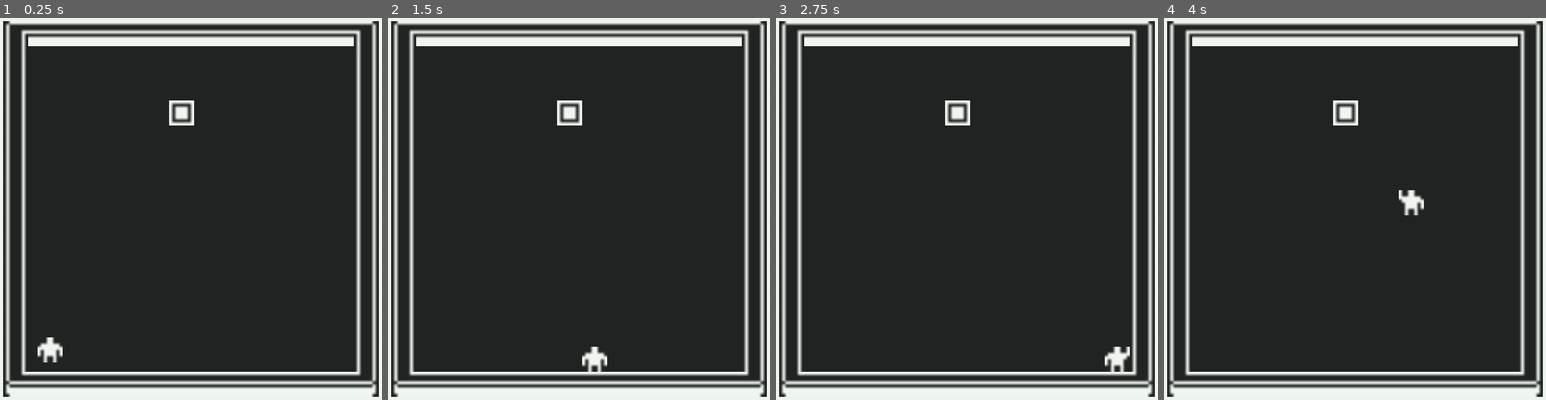
Above: before the commit, frames 1-4 (left to right).
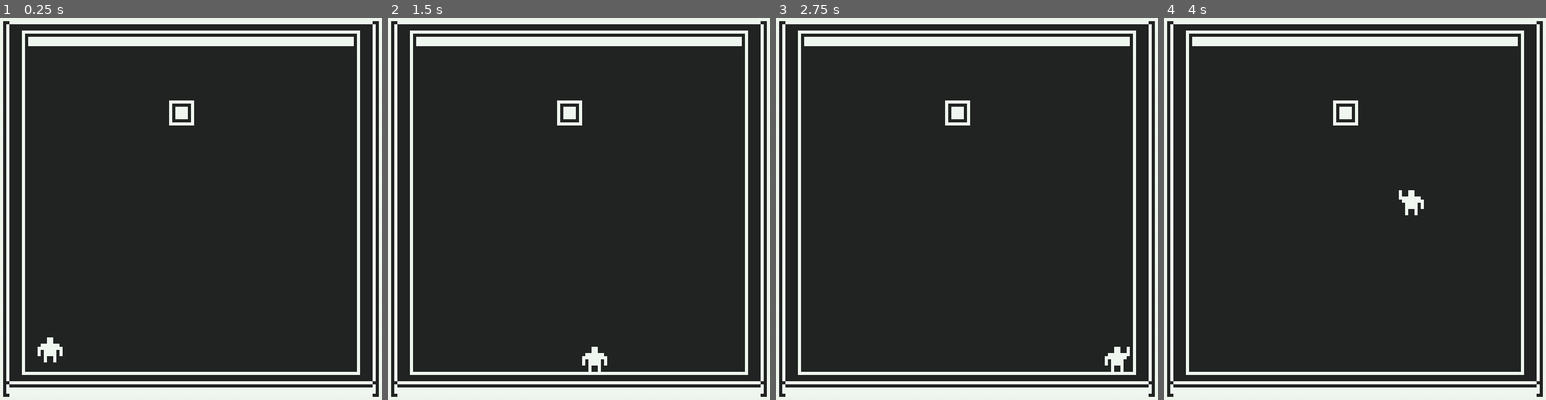
Above: after the commit, the same moments.

Repository: pageSwanson/library-game-series
Game: Godot game, scene res://Planet_0.tscn
Two runs of this game, one before a commit and one after it. Both use one fixed random seed, a clock stepped at 60 frames per second and the inputs below.
Inputs:
- Up to frame 1 (0.25 s): no input
- Up to frame 2 (1.5 s): tap Enter at 0.5 s; hold Right (move_right) 0.53-1.28 s; hold Down (move_down) from 1.28 s (still down)
- Up to frame 3 (2.75 s): tap Space at 2 s; release Down (move_down) at 2.03 s; hold Right (move_right) from 2.03 s (still down)
- Up to frame 4 (4 s): release Right (move_right) at 2.78 s; hold Up (move_up) 2.78-3.53 s; hold Left (move_left) from 3.53 s (still down)

The runs differ from the first frame. In frame 1, 8.4% of the frame differs, in the area x 1-99%, y 0-100%; in frame 2, 8.4%; in frame 3, 8.4%; in frame 4, 8.4%.

Commit message:
quality of life changes

Diff:
--- a/space-game/Castaway.gd
+++ b/space-game/Castaway.gd
@@ -2,8 +2,8 @@
 
 
 # Declare member variables here. Examples:
-export var speed = 200 # how fast the character moves across screen (pixels / s)
-var game_window_size
+export var speed : int = 200 # how fast the character moves across screen (pixels / s)
+var game_window_size : Vector2
 
 func set_position(input_position : Vector2) -> void:
 	position = input_position
@@ -32,7 +32,5 @@
 		elif velocity.x != 0:
 			$AnimatedSprite.play("right")
 			$AnimatedSprite.flip_h = velocity.x < 0 # the sprite should flip if true - by default, this is false (don't flip)
-	else:
-		$AnimatedSprite.play("idle")
 
 	move_and_slide(velocity * speed)
--- a/space-game/project.godot
+++ b/space-game/project.godot
@@ -20,6 +20,12 @@
 window/size/height=400
 window/stretch/mode="2d"
 window/stretch/aspect="keep"
+
+[importer_defaults]
+
+texture={
+"flags/filter": false
+}
 
 [input]
 
Not shown, changed: 03_03_2022_session.md
